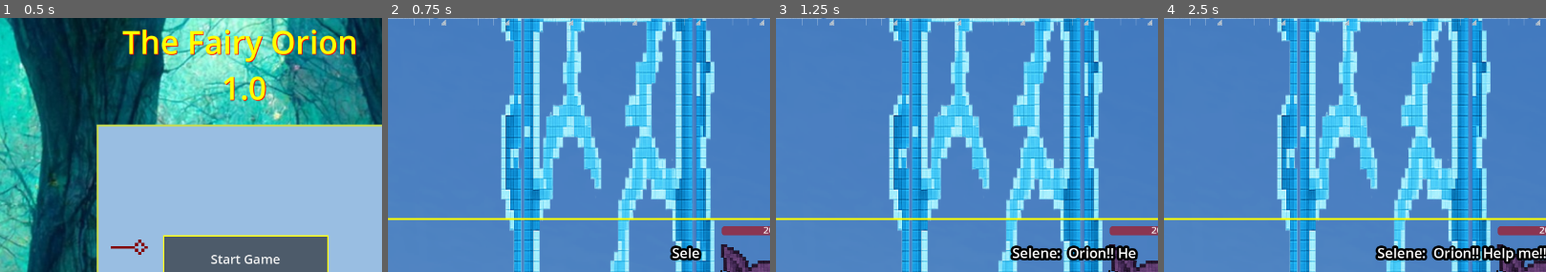
Above: before the commit, frames 1-4 (left to right).
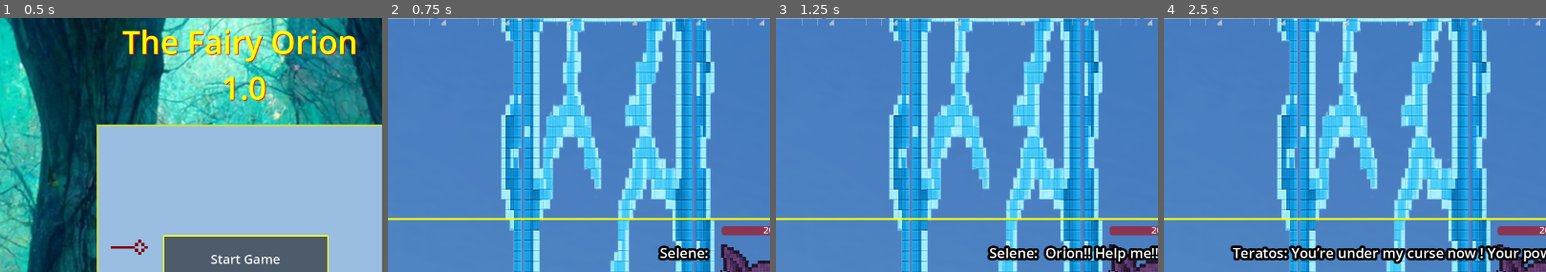
Above: after the commit, the same moments.

Repository: Abdullah-Ha00/the_fairy_orion
Game: Godot game, scene res://scenes/menu/main_menu.tscn
Same seed, same stepped clock (60 frames per second), same inputs: the game is played once before the commit and once after it.
Inputs:
- Up to frame 1 (0.5 s): no input
- Up to frame 2 (0.75 s): tap Enter (accept) at 0.5 s; hold Up (up) from 0.53 s (still down); hold Enter (accept) from 0.53 s (still down)
- Up to frame 3 (1.25 s): keep holding Up (up); keep holding Enter (accept)
- Up to frame 4 (2.5 s): keep holding Up (up); release Enter (accept) at 1.28 s; tap E (advance_dialogue) at 1.35 s; hold Space (attach action) from 2.03 s (still down)
The pictures show only the part of the screen within x 50-100%, y 6-56%; the shares and areas given below are measured in that part.

Frame 1 is identical in both runs. In frame 2, 0.5% of the frame differs, in the area x 70-85%, y 89-96%; in frame 3, 2.1%; in frame 4, 3.7%, in the area x 17-100%, y 89-97%.

Commit message:
add barrier stop dialogue

Diff:
--- a/globals/global_stats.gd
+++ b/globals/global_stats.gd
@@ -4,7 +4,8 @@
 var dialogues:Dictionary ={
 	"introduction":"intro",
 	"monster":"second_phase",
-	"parrot":"parrot_hurt"
+	"parrot":"parrot_hurt",
+	"fence":"fence_stopped"
 }
 var current_dialogue:String
 var game_phases:Dictionary= {
--- a/json_files/dialogues_dict.json
+++ b/json_files/dialogues_dict.json
@@ -4,7 +4,7 @@
 "Teratos: You’re under my curse now ! Your power will be mine soon!",
 "Orion: Why won’t anyone leave Selene alone for just one day??",
 "Selene: Don’t be intimidated by him, Orion!\nHe won’t notice most of your attacks! I have already weakened him!",
-"Teratos: It’s over for you, birdie!\nWithin two minutes, you’ll become part of me!!",
+"Teratos: It’s over for you, birdie!\nWithin [color=red]two minutes[/color], you’ll become part of me!!",
 "Orion: One hundred twenty seconds is more than enough for me to \nshut your mouth for good!",
 "Teratos: You’re full of yourself, insect!",
 "Selene: Get ready, Orion!",],
@@ -16,8 +16,16 @@
  "One more hit and I'll be fried wings!!",
   "Teratos: Hahaha!! Orion the Moron!!",
   "Orion: Ugh! Stupid sword!\nIt won't happen again, Selene!"
-]
-
+],
+  "fence":
+	["Teratos: Get smashed, insect!!!",
+	 "Orion: Damn you...",
+	".....",
+	"Teratos: Huh?? Why won't my barrier move??",
+	"Selene: Orion! I dispelled his barrier!\nIt won't crush you!!",
+	"Teratos: Curse you!! (Wait, he's already cursed...)",
+	"Orion: Let's end this!!"
+	]
 
 
 }
--- a/scenes/dialogues/dialogues.gd
+++ b/scenes/dialogues/dialogues.gd
@@ -10,6 +10,7 @@
 	select_dialogue()
 	pause_game()
 	show_dialogue()
+
 
 func _process(_delta: float) -> void:
 	if can_start or Input.is_action_pressed("accept"):
@@ -26,7 +27,7 @@
 
 func process_dialogue(dialogues_array:Array):
 	for letters in dialogues_array[dialogue_number]:
-		await get_tree().create_timer(0.02).timeout
+		await get_tree().create_timer(0.01).timeout
 		displayed_words +=letters
 		process_letters()
 
@@ -45,7 +46,7 @@
 		can_start = true
 
 func process_letters():
-	$DialogueScreenComponents/DialogueBar/DialogueText.text = displayed_words
+	$DialogueScreenComponents/DialogueBar/DialogueText.bbcode_text = displayed_words
 	$CanPressSpaceTimer.start()
 
 func pause_game():
@@ -61,3 +62,5 @@
 				selected_dialogues = DialoguesPath.dialogues["second_phase"]
 			"parrot_hurt":
 				selected_dialogues = DialoguesPath.dialogues["parrot"]
+			"fence_stopped":
+				selected_dialogues = DialoguesPath.dialogues["fence"]
--- a/scenes/dialogues/dialogues.tscn
+++ b/scenes/dialogues/dialogues.tscn
@@ -34,6 +34,7 @@
 theme_override_styles/panel = SubResource("StyleBoxFlat_bgcd3")
 
 [node name="DialogueText" type="RichTextLabel" parent="DialogueScreenComponents/DialogueBar"]
+layout_mode = 0
 offset_left = 58.0
 offset_top = 39.0
 offset_right = 945.0
--- a/scenes/objects/fence.gd
+++ b/scenes/objects/fence.gd
@@ -4,11 +4,12 @@
 var shock_damage:int = 5
 var x_offset:int = 50
 var x_rebound:int = 50
+var x_offset_limit:int = 340
+var x_at_limit:int = 326
 
 func _on_area_2d_body_entered(body: Node2D) -> void:
 	player_shocked.emit()
 	body.update_health_text()
 
-
 func _on_move_left_timeout() -> void:
 	move_left.emit()
--- a/scenes/special_attacks/sword_beam.gd
+++ b/scenes/special_attacks/sword_beam.gd
@@ -2,7 +2,7 @@
 var speed:int = 500
 var direction:Vector2 = Vector2.RIGHT
 var is_projectile:bool = true
-var laser_damage:int = 15
+var laser_damage:int = 100
 func _ready() -> void:
 	$RemoveLaserTimer.start()
 
--- a/scenes/world/world.gd
+++ b/scenes/world/world.gd
@@ -4,8 +4,9 @@
 var end_game_scene: PackedScene = preload("res://scenes/end_game/end_game.tscn")
 var dialogues_scene: PackedScene = preload("res://scenes/dialogues/dialogues.tscn")
 var parrot_state:String
-var parrot_hit_processed = false
-var second_phase_processed = false
+var parrot_hit_processed:bool = false
+var second_phase_processed:bool = false
+var fence_stopped:bool = false
 
 func _ready() -> void:
 	$ShootingStars.emitting = true
@@ -16,7 +17,7 @@
 	check_bodies_health()
 	check_game_phase()
 	check_body_state()
-
+	#print($Fence.position.x)
 
 func _on_fence_player_shocked() -> void:
 	freeze_fairy()
@@ -32,10 +33,10 @@
 	orb_instance.position = pos
 
 func _on_fence_move_left() -> void:
-	if  $Fence.position.x >340:
-		var tween=create_tween()
-		var fence_new_position = $Fence.position.x-$Fence.x_offset
-		tween.tween_property($Fence,"position:x",fence_new_position,2)
+	if  $Fence.position.x >$Fence.x_offset_limit:
+		move_fence()
+	elif $Fence.position.x ==$Fence.x_at_limit and not fence_stopped:
+		stop_fence()
 
 func begin_second_phase():
 	if is_instance_valid(GlobalStats.monster_node) and not second_phase_processed:
@@ -103,3 +104,13 @@
 func check_body_state():
 	if parrot_state =="hit":
 		show_parrot_dialogue()
+
+func move_fence():
+	var tween=create_tween()
+	var fence_new_position = $Fence.position.x-$Fence.x_offset
+	tween.tween_property($Fence,"position:x",fence_new_position,2)
+
+func stop_fence():
+	GlobalStats.current_dialogue = GlobalStats.dialogues["fence"]
+	load_dialogue()
+	fence_stopped = true
